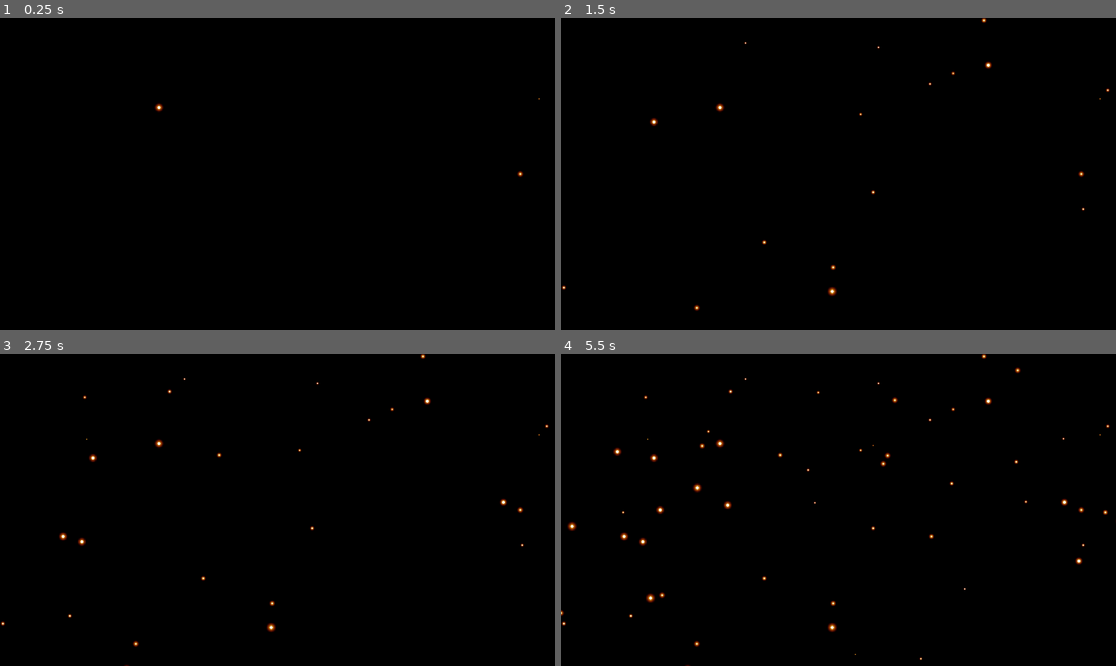
Above: before the commit, frames 1-4 (two rows, left to right).
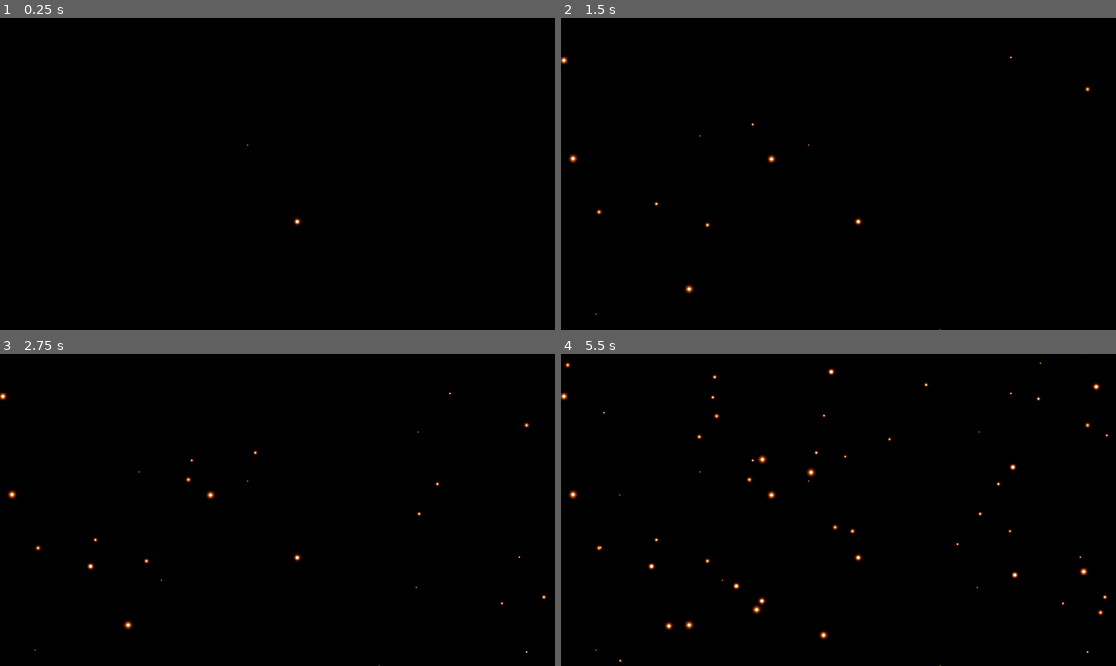
Above: after the commit, the same moments.

Repository: Ch4run/Godot_StarryNight
Game: Godot game, scene res://Loops/Loops.tscn
The game is run twice, just before and just after one commit, with the same random seed, the same clock (stepped at 60 frames per second) and the same inputs.
Inputs:
- Up to frame 1 (0.25 s): no input
- Up to frame 2 (1.5 s): tap Enter at 0.5 s; tap Space (screenshot) at 1.25 s
- Up to frame 3 (2.75 s): tap Enter at 2 s
- Up to frame 4 (5.5 s): tap Space (screenshot) at 2.75, 4.15, 4.25 s; tap Enter at 3.5 s

The runs differ from the first frame. In frame 1, less than 0.1% of the frame differs, in the area x 27-98%, y 25-67%; in frame 2, 0.5%; in frame 3, 0.8%; in frame 4, 1.8%, in the area x 0-99%, y 0-100%.

Commit message:
Separated spawner loop to a method

Diff:
--- a/Loops/loops.gd
+++ b/Loops/loops.gd
@@ -4,16 +4,20 @@
 var picture_number = 1 # to iterate screenshot name
 
 func _ready() -> void:
+	_start_spawner()
+
+func _process(delta: float) -> void:
+	# press Space to make a screenshot
+	if Input.is_action_just_pressed("screenshot"):
+		_take_screenshot()
+
+func _start_spawner():
 	for i in spawn_count:
 		var star = star_scene.instantiate()
 		add_child(star)
 		star.position = Vector2(randi_range(-960, 960), randi_range(-540, 540))
 		star.scale *= randf_range(0.2, 1.4)
 		await get_tree().create_timer(0.02).timeout #wait a bit for the next iteration
-
-func _process(delta: float) -> void:
-	if Input.is_action_just_pressed("screenshot"):
-		_take_screenshot()
 
 func _take_screenshot():
 	var viewport = get_viewport()
